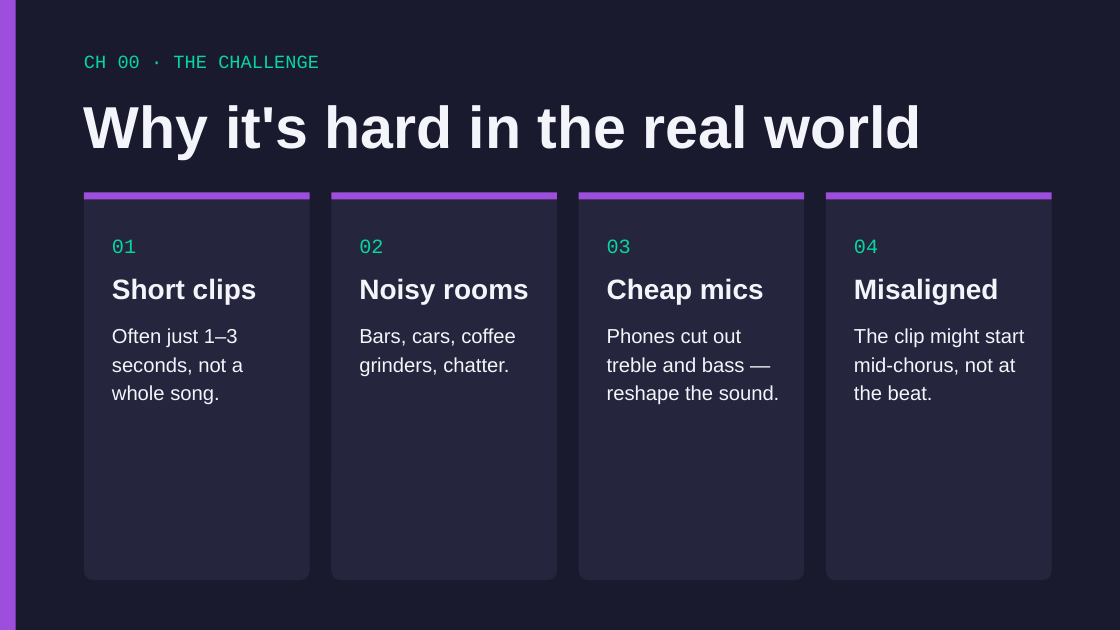
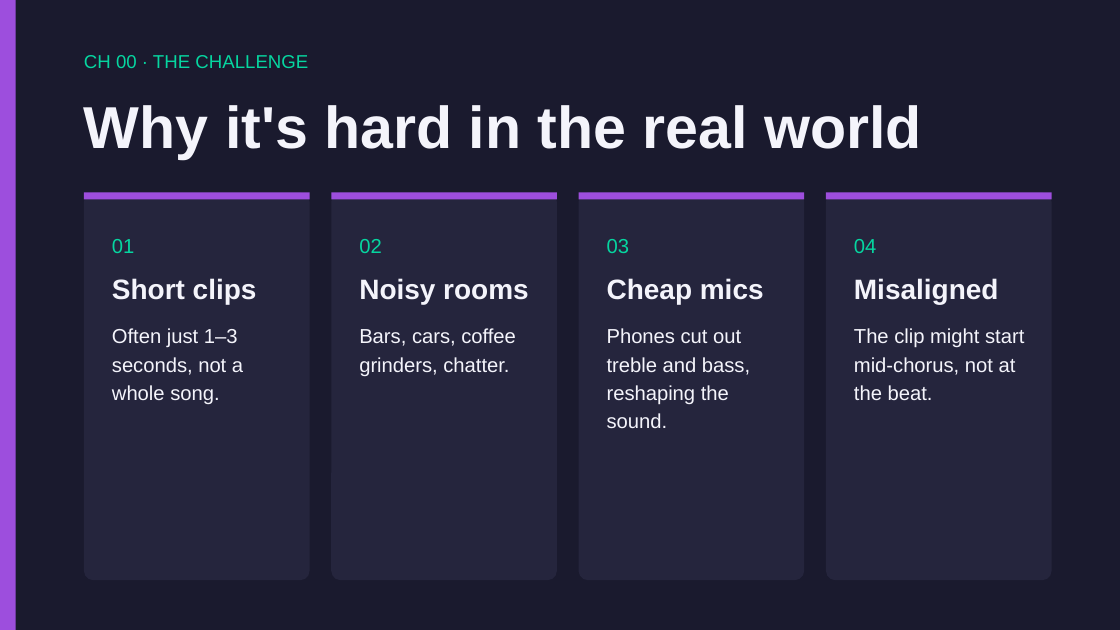
Before and after one commit to Ari-S-123/transformer-fingerprinting, a slide deck: slide 3 of Transformer-Fingerprinting-Presentation.pptx. Drawn at 1120x630 pixels with LibreOffice and Linux fonts; fonts in the diff are those of the drawing. Boxes give left, top, right and bottom in pixels: in the first picture for what was removed or moved away, otherwise in the second. Text is boxed around its words. In the diff, an @@ line names an element or a change of style, - is before the commit and + after.

```diff
--- a/Transformer-Fingerprinting-Presentation.pptx
+++ b/Transformer-Fingerprinting-Presentation.pptx
@@ font Courier New to Arial in 5 elements at <box>84,55,308,68</box>, <box>112,239,134,253</box>, <box>359,239,381,253</box>, <box>607,239,629,253</box>, <box>854,239,876,253</box> @@
@@ text at <box>607,328,750,428</box>: text changed @@
-Phones cut out treble and bass — reshape the sound.
+Phones cut out treble and bass, reshaping the sound.
```
Also in this commit, not shown: 17 other slides changed.
